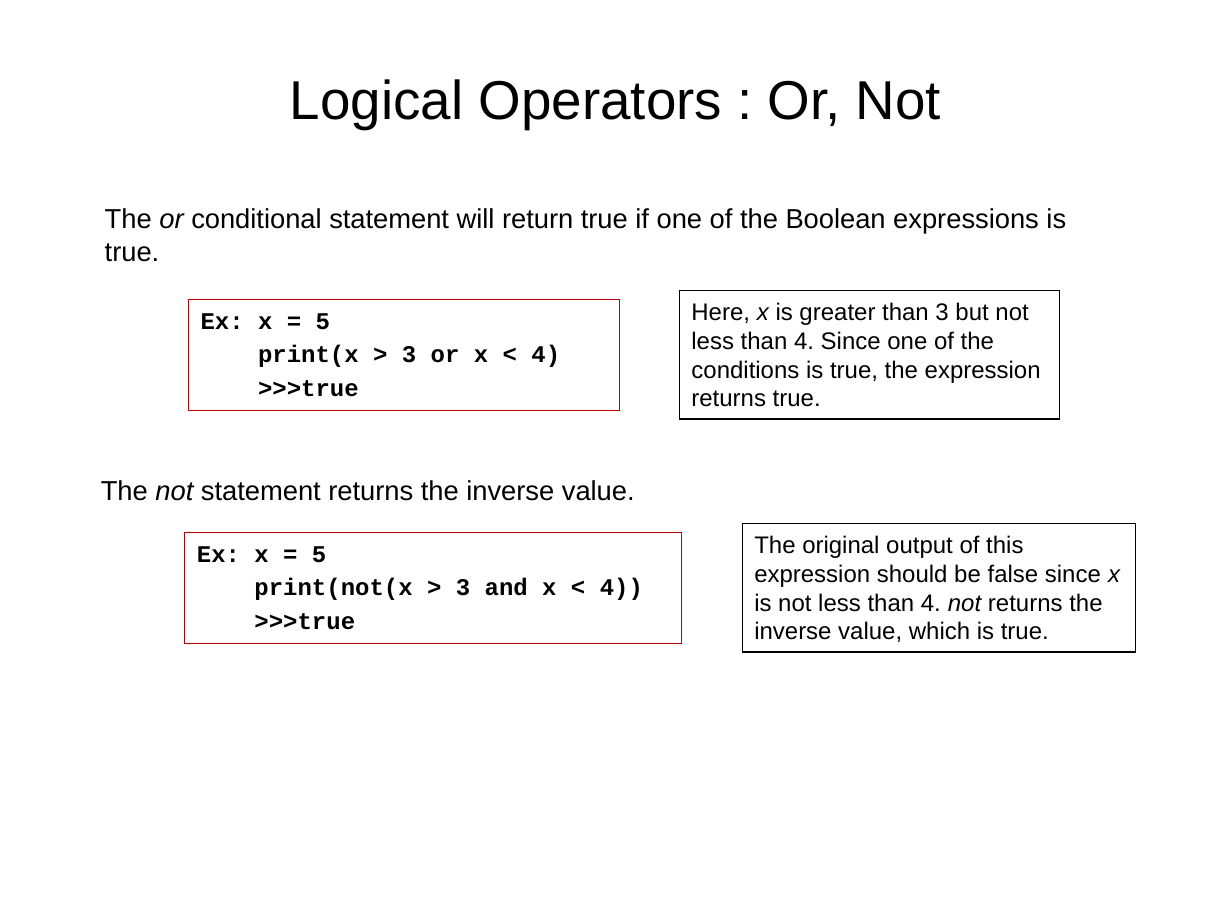
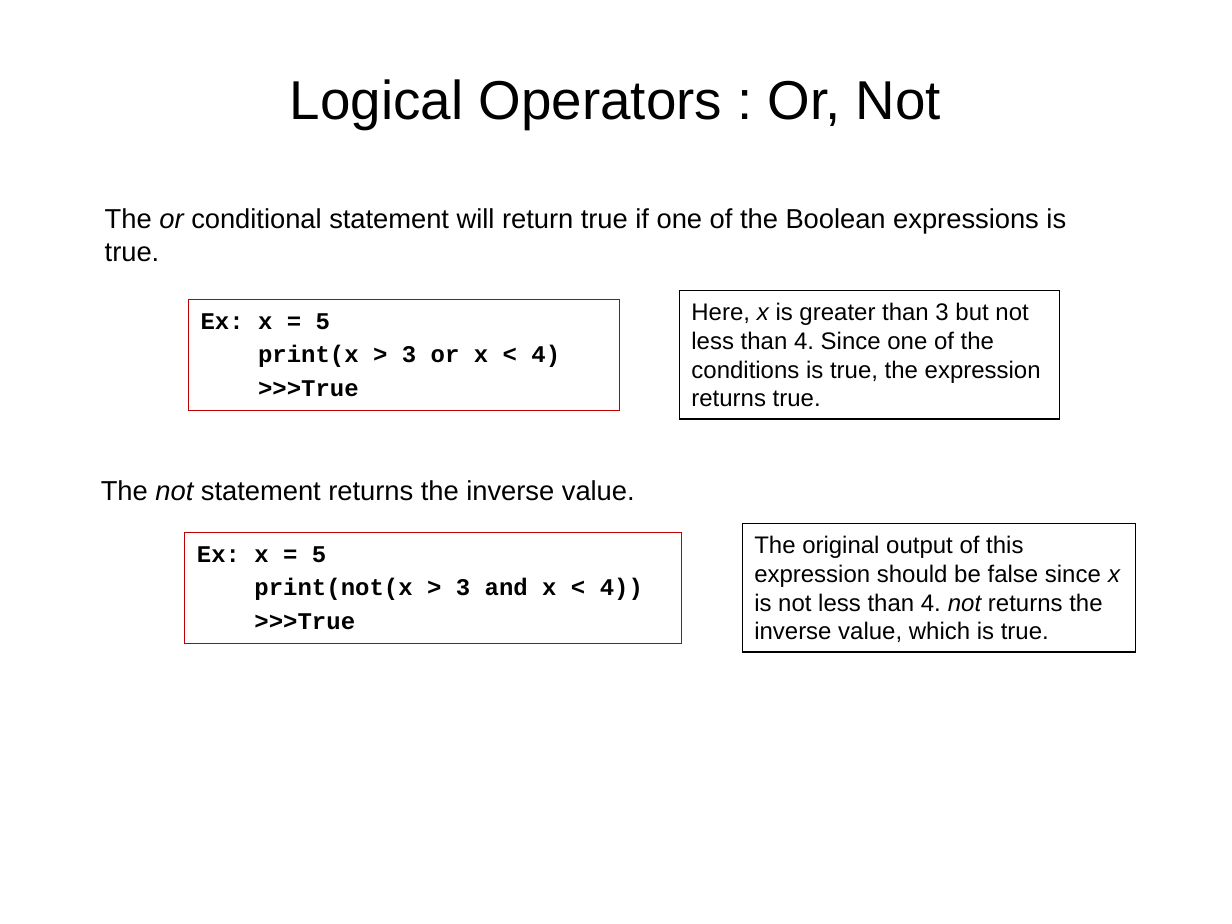
Before and after one commit to dia1128/AIandDataScienceWorkshopwithPython, a slide deck: slide 20 of Week1/01-python - intro, type, control flow.pptx. Drawn at 1232x924 pixels with LibreOffice and Linux fonts; fonts in the diff are those of the drawing. Boxes give left, top, right and bottom in pixels: in the first picture for what was removed or moved away, otherwise in the second. Text is boxed around its words. In the diff, an @@ line names an element or a change of style, - is before the commit and + after.

```diff
--- a/Week1/01-python - intro, type, control flow.pptx
+++ b/Week1/01-python - intro, type, control flow.pptx
@@ text in rectangle at bbox=[258, 380, 359, 397]: text changed @@
->>>true
+>>>True
@@ text in rectangle at bbox=[254, 613, 355, 630]: text changed @@
->>>true
+>>>True
```
Also in this commit, not shown: 3 other slides changed.
